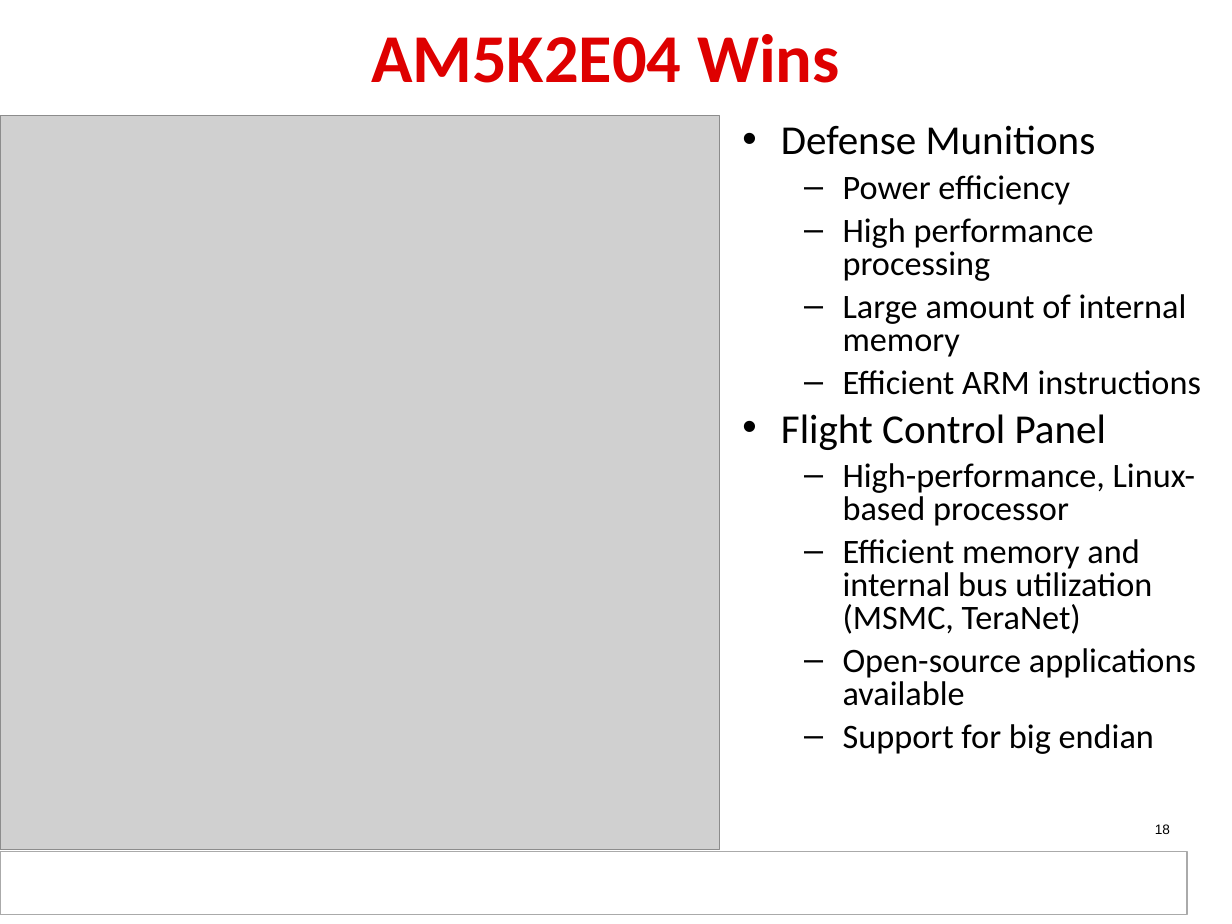
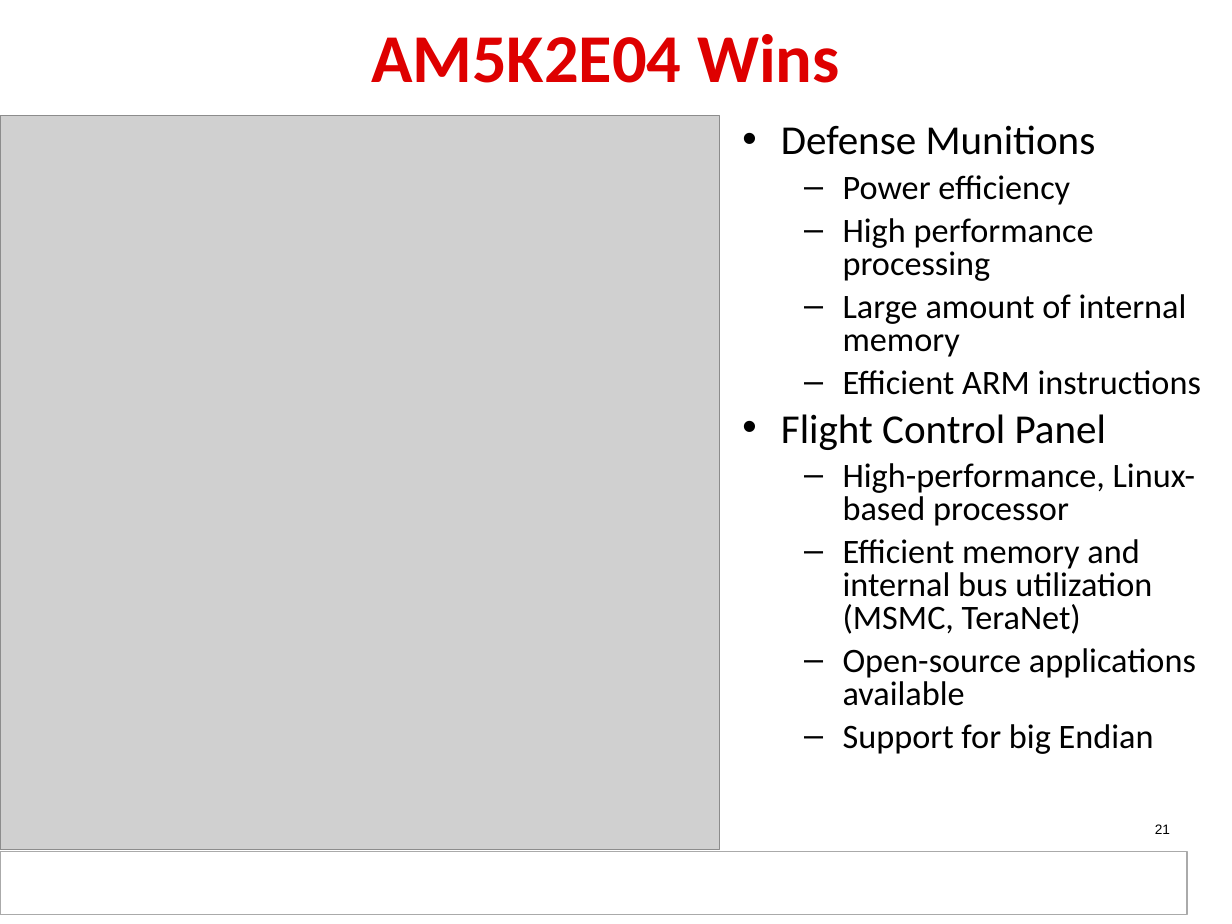
Before and after one commit to hari1989/keystone-workshop, a slide deck: slide 21 of slides/KeyStone_Edison.pptx (slide 18 before the commit). Drawn at 1232x924 pixels with LibreOffice and Linux fonts; fonts in the diff are those of the drawing; grey boxes stand for pictures; background and template pictures are left out. Boxes give left, top, right and bottom in pixels: in the first picture for what was removed or moved away, otherwise in the second. Text is boxed around its words. In the diff, an @@ line names an element or a change of style, - is before the commit and + after.

```diff
--- a/slides/KeyStone_Edison.pptx
+++ b/slides/KeyStone_Edison.pptx
@@ text at (843,724,1154,754): text changed @@
-  – Support for big endian
+  – Support for big Endian
@@ page number at (1155,824,1170,834): text changed @@
-18
+21
```
Also in this commit, not shown: 4 other slides changed.
